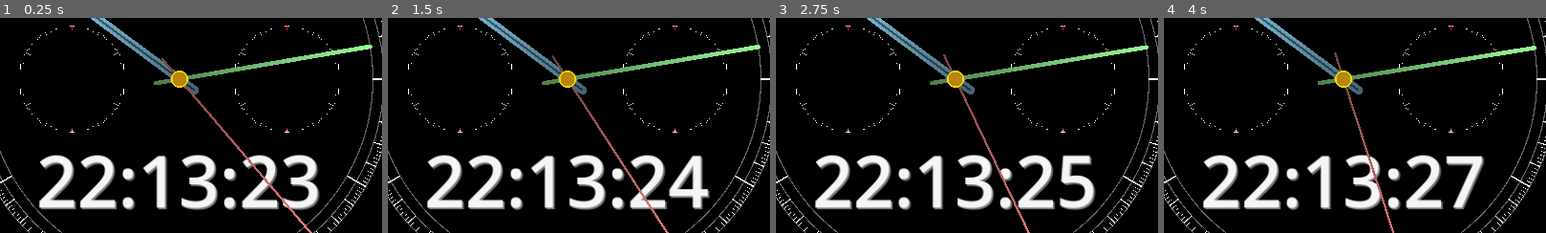
Above: before the commit, frames 1-4 (left to right).
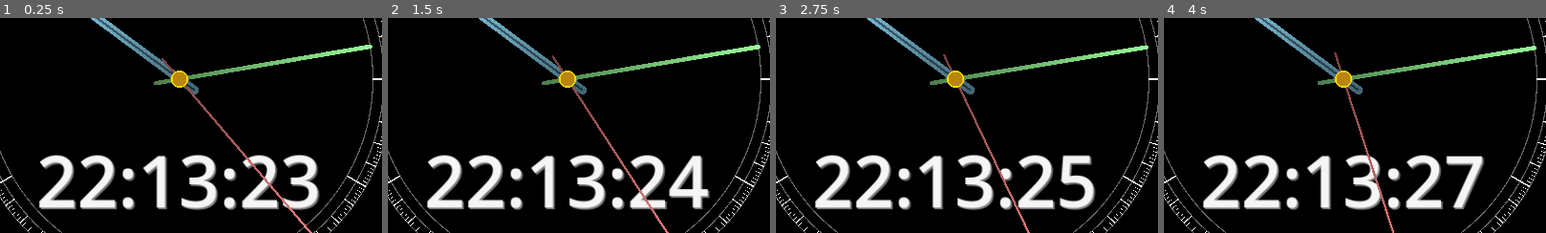
Above: after the commit, the same moments.

Repository: kasworld/gd4analogclockcal
Game: Godot game, scene res://main.tscn
The game is run twice, just before and just after one commit, with the same random seed, the same clock (stepped at 60 frames per second) and the same inputs.
Inputs:
- Up to frame 1 (0.25 s): no input
- Up to frame 2 (1.5 s): no input
- Up to frame 3 (2.75 s): no input
- Up to frame 4 (4 s): no input
The pictures show only the part of the screen within x 5-55%, y 36-86%; the shares and areas given below are measured in that part.

The runs differ from the first frame. In frame 1, 0.2% of the frame differs, in the area x 5-89%, y 3-54%; in frame 2, 0.2%; in frame 3, 0.2%; in frame 4, 0.2%.

Commit message:
del sub dial

Diff:
--- a/analog_clock.gd
+++ b/analog_clock.gd
@@ -17,8 +17,8 @@
 	add_child(Global.new_circle(clock_R-clock_R/10, Color.DIM_GRAY, clock_R/200))
 
 	draw_dial(0,0,clock_R)
-	draw_dial(-clock_R/2, 0,clock_R/4)
-	draw_dial( clock_R/2, 0,clock_R/4)
+#	draw_dial(-clock_R/2, 0,clock_R/4)
+#	draw_dial( clock_R/2, 0,clock_R/4)
 
 
 	HourHand = clock_hand(Global.HandDict.hour)
